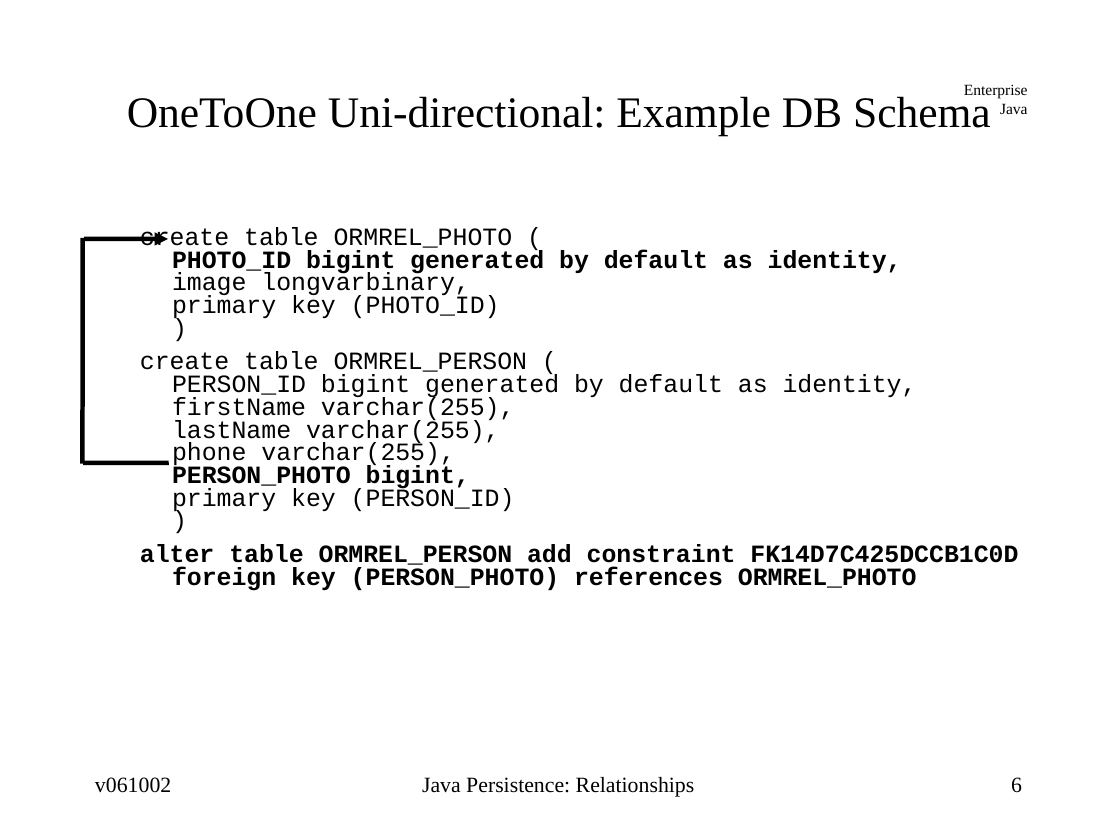
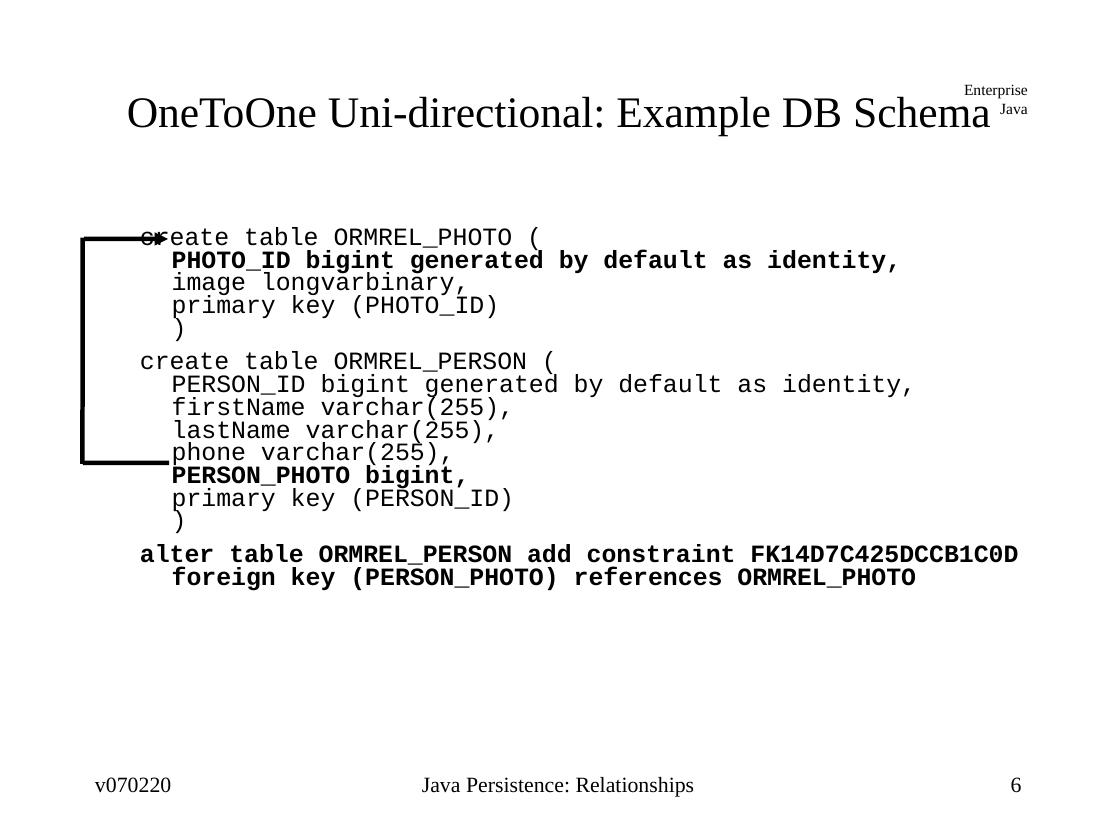
Before and after one commit to jcstaff/ejava-javaee, a slide deck: slide 6 of ormRelations/src/site/resources/lectures/ormRelations.ppt. Drawn at 1120x840 pixels with LibreOffice and Linux fonts; fonts in the diff are those of the drawing. Boxes give left, top, right and bottom in pixels: in the first picture for what was removed or moved away, otherwise in the second. Text is boxed around its words. In the diff, an @@ line names an element or a change of style, - is before the commit and + after.

```diff
--- a/ormRelations/src/site/resources/lectures/ormRelations.ppt
+++ b/ormRelations/src/site/resources/lectures/ormRelations.ppt
@@ text "create table ORMREL_PHOTO ( PHOTO_ID ..." at (140,227,1018,591): indent changed @@
@@ text at (95,777,171,793): text changed @@
-v061002
+v070220
```
Also in this commit, not shown: 61 other slides changed, 22 other files.
